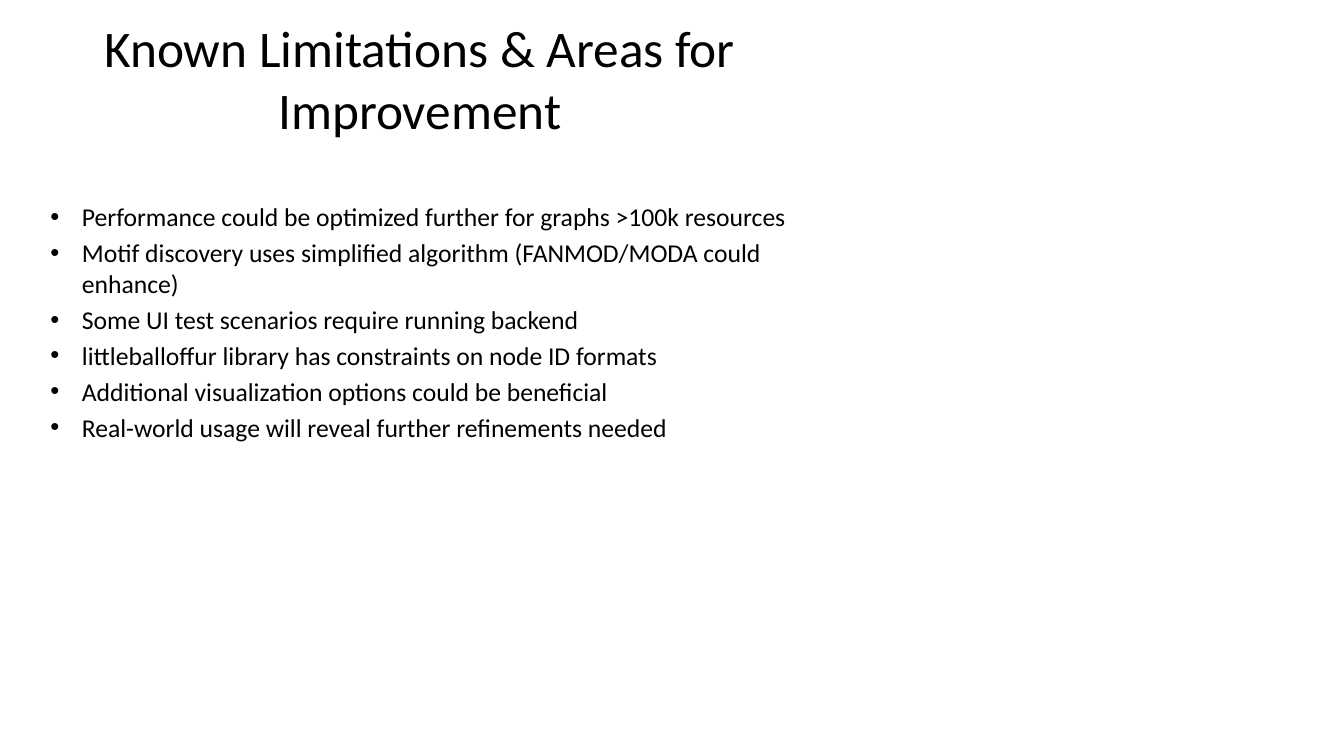
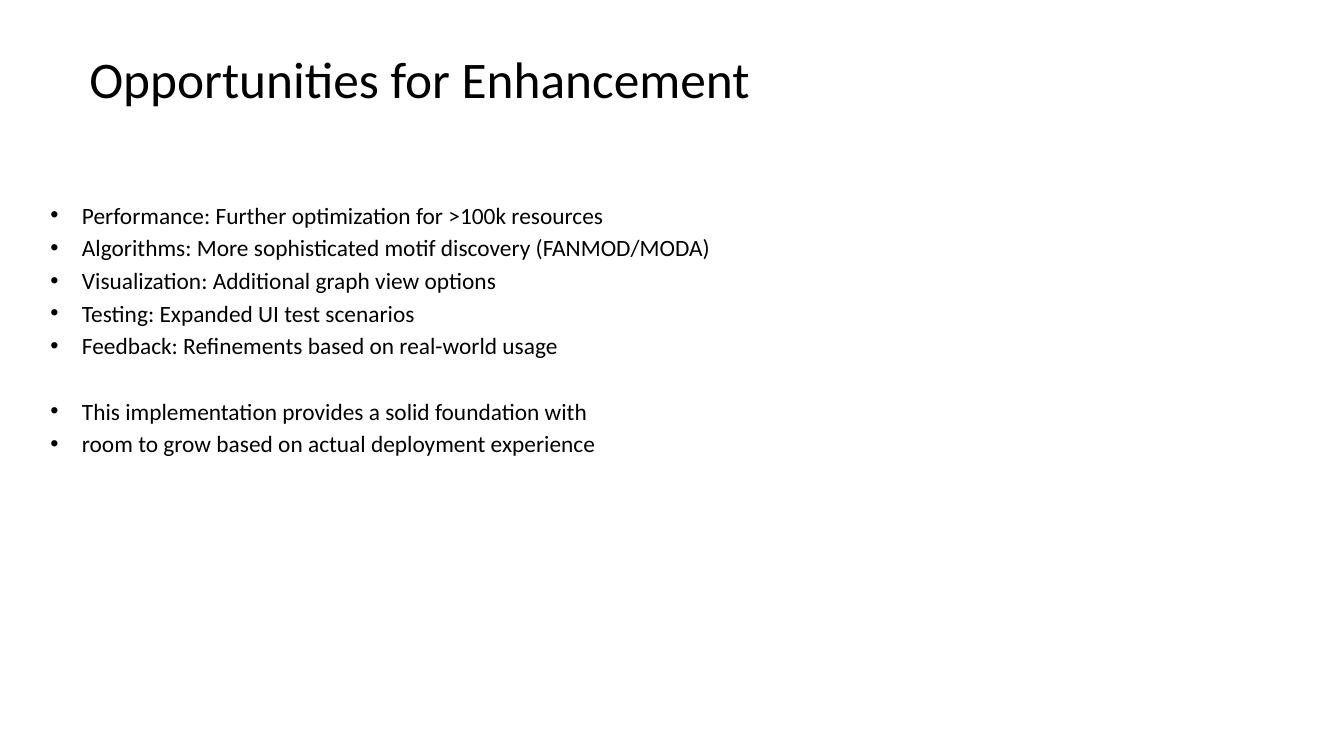
Before and after one commit to rysweet/azure-tenant-grapher, a slide deck: slide 15 of Scale_Operations_Implementation.pptx (slide 8 before the commit). Drawn at 1344x756 pixels with LibreOffice and Linux fonts; fonts in the diff are those of the drawing. Boxes give left, top, right and bottom in pixels: in the first picture for what was removed or moved away, otherwise in the second. Text is boxed around its words. In the diff, an @@ line names an element or a change of style, - is before the commit and + after.

```diff
--- a/Scale_Operations_Implementation.pptx
+++ b/Scale_Operations_Implementation.pptx
@@ title at <box>89,62,750,107</box>: text changed @@
-Known Limitations & Areas for Improvement
+Opportunities for Enhancement
@@ text at <box>82,207,710,456</box>: text changed; size 22 to 20 pt @@
-• Performance could be optimized further for graphs >100k resources
-• Motif discovery uses simplified algorithm (FANMOD/MODA could enhance)
-• Some UI test scenarios require running backend
-• littleballoffur library has constraints on node ID formats
-• Additional visualization options could be beneficial
-• Real-world usage will reveal further refinements needed
+• Performance: Further optimization for >100k resources
+• Algorithms: More sophisticated motif discovery (FANMOD/MODA)
+• Visualization: Additional graph view options
+• Testing: Expanded UI test scenarios
+• Feedback: Refinements based on real-world usage
+• This implementation provides a solid foundation with
+• room to grow based on actual deployment experience
```
Also in this commit, not shown: 6 other slides changed, 8 slides added, 4 slides removed.
